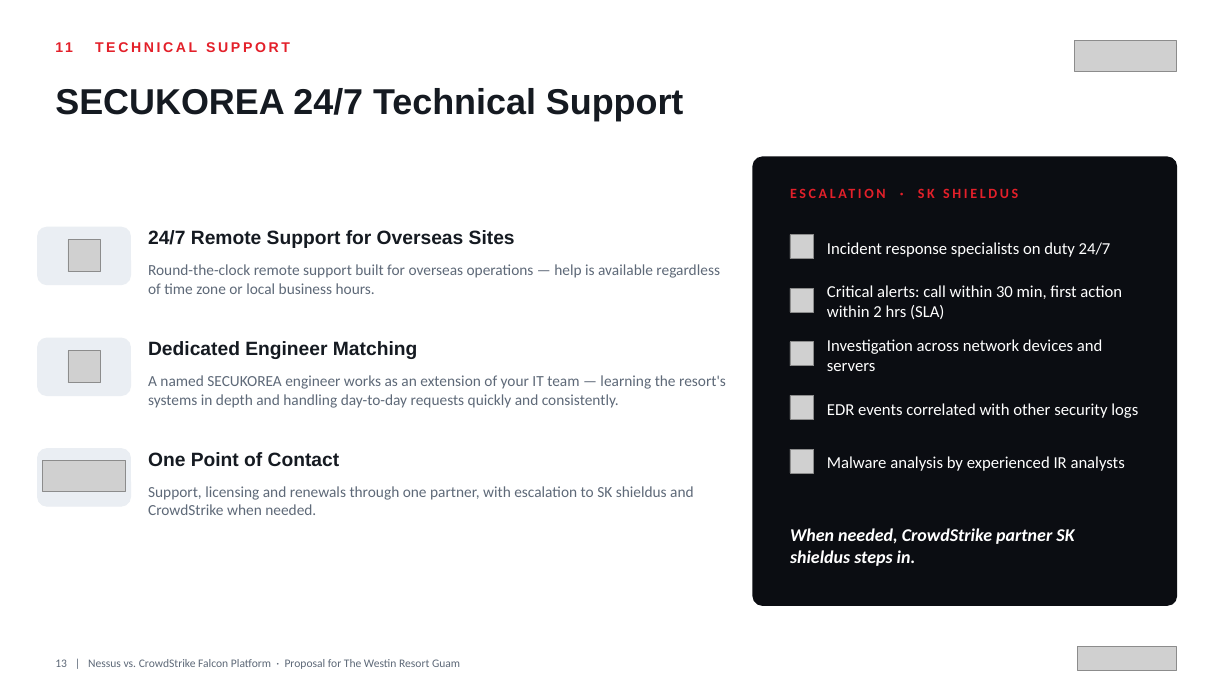
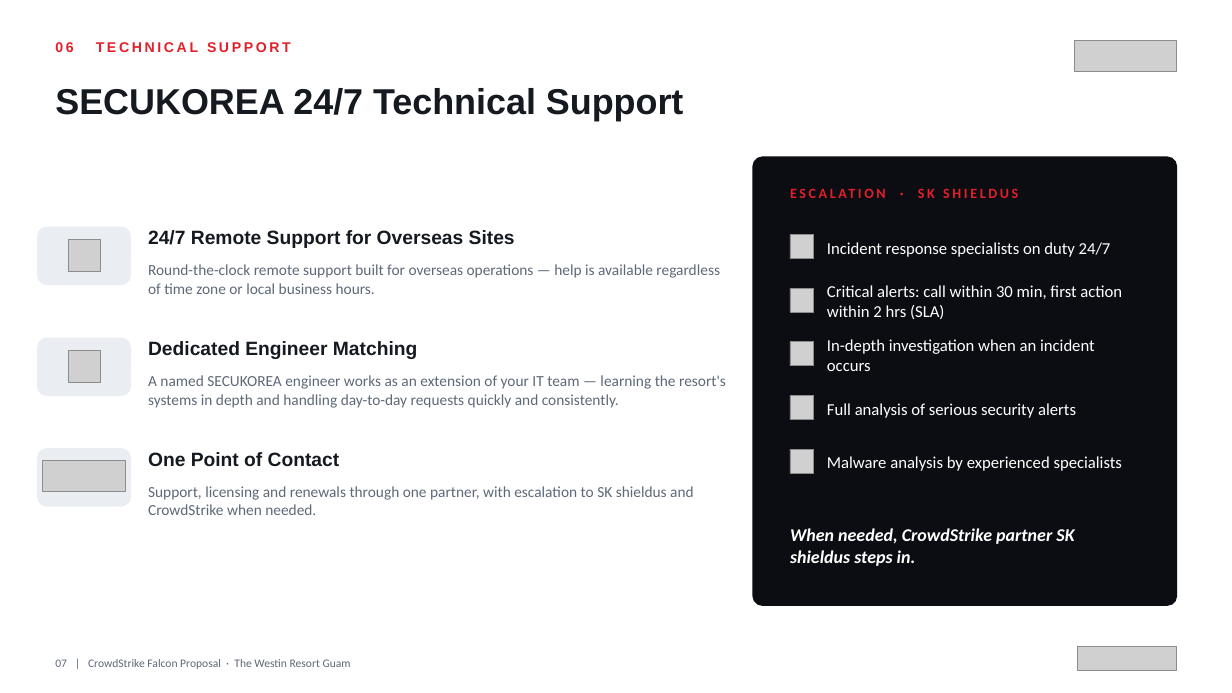
Before and after one commit to BigLee-Creator/Recommendations, a slide deck: slide 7 of ENG._CrowdStrike_Falcon_Proposal_for_Westin_Resort_Guam_SECUKOREA.pptx (slide 13 before the commit). Drawn at 1232x693 pixels with LibreOffice and Linux fonts; fonts in the diff are those of the drawing; grey boxes stand for pictures. Boxes give left, top, right and bottom in pixels: in the first picture for what was removed or moved away, otherwise in the second. Text is boxed around its words. In the diff, an @@ line names an element or a change of style, - is before the commit and + after.

```diff
--- a/ENG._CrowdStrike_Falcon_Proposal_for_Westin_Resort_Guam_SECUKOREA.pptx
+++ b/ENG._CrowdStrike_Falcon_Proposal_for_Westin_Resort_Guam_SECUKOREA.pptx
@@ text at bbox=[55, 42, 291, 52]: text changed @@
-11 TECHNICAL SUPPORT
+06 TECHNICAL SUPPORT
@@ text at bbox=[827, 339, 1095, 371]: text changed @@
-Investigation across network devices and servers
+In-depth investigation when an incident occurs
@@ text at bbox=[827, 403, 1076, 418]: text changed @@
-EDR events correlated with other security logs
+Full analysis of serious security alerts
@@ text at bbox=[827, 456, 1122, 471]: text changed @@
-Malware analysis by experienced IR analysts
+Malware analysis by experienced specialists
@@ text at bbox=[55, 659, 351, 669]: text changed @@
-13 | Nessus vs. CrowdStrike Falcon Platform · Proposal for The Westin Resort Guam
+07 | CrowdStrike Falcon Proposal · The Westin Resort Guam
```
Also in this commit, not shown: 6 other slides changed, 7 slides removed.
